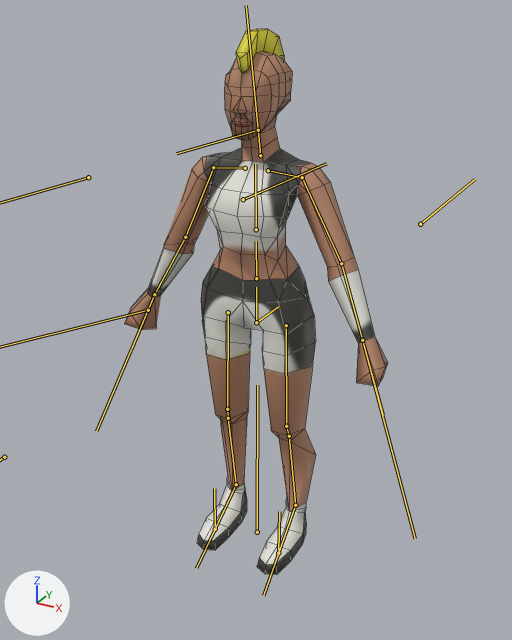
One commit to the FBX model female_warrior_2.fbx: the scene before it, then after it.
Camera for both pictures: a camera (50 mm lens) standing at (1.24, -2.27, 2.19) and looking at (0.0, -0.02, 1.07). Every picture has the same lights, and +X, +Y and +Z are marked at lower left. The bones that bend it are drawn over the model as lines. Mesh edges are drawn as thin lines.

Objects in the first picture: 'Hunter'.
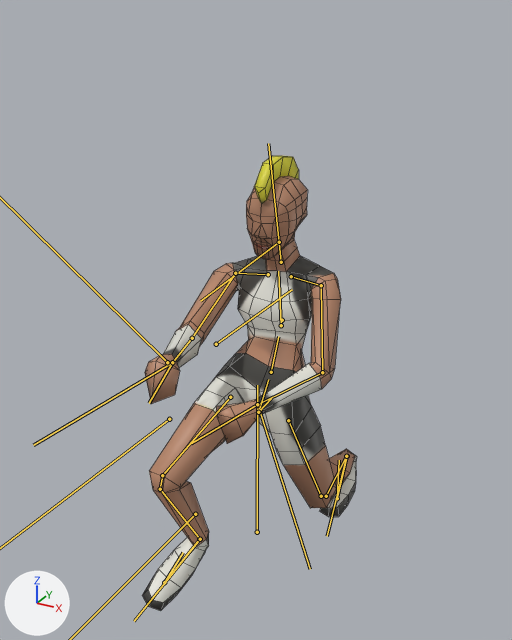
The newer file adds an action. The first version stands in its rest pose; the second is drawn at frame 39 of the action 'Armature|BattleIdle'.

Pixel boxes [x1, y1, x2, y2] of what changed, in the pictures (512 x 640 px):
'Hunter', posed (18% narrower, 17% shorter): before [124, 29, 388, 575]; after [142, 156, 357, 611]
bone 'Toe.R', root to tip: before (215, 529) to (214, 530); after (164, 582) to (163, 584)
bone 'Toe.L', root to tip: before (278, 553) to (277, 554); after (337, 498) to (336, 500)
bone 'Spin0', root to tip: before (256, 322) to (278, 306); after (258, 412) to (271, 398)
bone 'Spin2', root to tip: before (256, 278) to (256, 241); after (271, 372) to (278, 336)
bone 'Hip.L', root to tip: before (286, 325) to (286, 426); after (288, 420) to (321, 496)
bone 'Knee.L', root to tip: before (286, 426) to (289, 436); after (321, 496) to (326, 496)
bone 'Shin.L', root to tip: before (289, 436) to (295, 505); after (326, 496) to (346, 456)
bone 'Foot.L', root to tip: before (295, 505) to (263, 595); after (346, 456) to (327, 536)
bone 'Hip.R', root to tip: before (228, 312) to (227, 409); after (230, 397) to (162, 475)
bone 'Knee.R', root to tip: before (227, 409) to (228, 418); after (162, 475) to (160, 489)
bone 'Shin.R', root to tip: before (228, 418) to (236, 484); after (160, 489) to (200, 539)
bone 'Foot.R', root to tip: before (236, 484) to (196, 568); after (200, 539) to (134, 621)
bone 'cSpine', root to tip: before (256, 229) to (257, 229); after (282, 320) to (282, 319)
bone 'Spin3', root to tip: before (256, 229) to (255, 164); after (281, 325) to (278, 271)
bone 'Head', root to tip: before (258, 130) to (176, 153); after (279, 242) to (200, 301)
bone 'Shoudler.L', root to tip: before (268, 170) to (302, 177); after (291, 276) to (321, 285)
bone 'Bicep.L', root to tip: before (302, 177) to (341, 263); after (321, 285) to (322, 372)
bone 'Forarm.L', root to tip: before (341, 263) to (362, 340); after (322, 372) to (257, 404)
bone 'Shoudler.R', root to tip: before (245, 168) to (213, 167); after (268, 274) to (235, 273)
bone 'Bicep.R', root to tip: before (213, 167) to (185, 237); after (235, 273) to (192, 338)
bone 'Forarm.R', root to tip: before (185, 237) to (154, 294); after (192, 338) to (172, 362)

The change in detail:
Bone 'Root' (bone_root) turns from (0, 0, 0) to (0, -11, 0) degrees about its own x, y and z.
Bone 'Toe.R' (bone_toe_r) moves from (0.0, 0.0, 0.0) to (-0.108, 0.408, 0.046).
Bone 'Toe.R' (bone_toe_r) turns from (0, 0, 0) to (0, -27, 11) degrees about its own x, y and z.
Bone 'Toe.L' (bone_toe_l) moves from (0.0, 0.0, 0.0) to (-0.003, -0.516, -0.043).
Bone 'Toe.L' (bone_toe_l) turns from (0, 0, 0) to (-1, 0, 17) degrees about its own x, y and z.
Bone 'Spin0' (bone_spin0) moves from (0.0, 0.0, 0.0) to (0.034, -0.026, -0.387).
Bone 'Spin0' (bone_spin0) turns from (0, 0, 0) to (-11, 13, 19) degrees about its own x, y and z.
Bone 'Spin2' (bone_spin2) turns from (0, 0, 0) to (-25, 7, 8) degrees about its own x, y and z.
Bone 'Hip.L' (bone_hip_l) turns from (0, 0, 0) to (-24, 5, 27) degrees about its own x, y and z.
Bone 'Knee.L' (bone_knee_l) turns from (0, 0, 0) to (-31, 2, -1) degrees about its own x, y and z.
Bone 'Shin.L' (bone_shin_l) turns from (0, 0, 0) to (-29, 0, -2) degrees about its own x, y and z.
Bone 'Foot.L' (bone_foot_l) turns from (0, 0, 0) to (73, 7, -10) degrees about its own x, y and z.
Bone 'Hip.R' (bone_hip_r) turns from (0, 0, 0) to (61, 17, 12) degrees about its own x, y and z.
Bone 'Knee.R' (bone_knee_r) turns from (0, 0, 0) to (-46, -3, 2) degrees about its own x, y and z.
Bone 'Shin.R' (bone_shin_r) turns from (0, 0, 0) to (-44, 1, 2) degrees about its own x, y and z.
Bone 'Foot.R' (bone_foot_r) turns from (0, 0, 0) to (23, -24, -23) degrees about its own x, y and z.
Bone 'cSpine' (bone_cspine) moves from (0.0, 0.0, 0.0) to (-0.038, 0.091, -0.003).
Bone 'cSpine' (bone_cspine) turns from (0, 0, 0) to (16, -15, 1) degrees about its own x, y and z.
Bone 'Spin3' (bone_spin3) moves from (0.0, 0.0, 0.0) to (-0.001, -0.016, 0.014).
Bone 'Head' (bone_head) turns from (0, 0, 0) to (3, 0, 16) degrees about its own x, y and z.
Bone 'Shoudler.L' (bone_shoudler_l) turns from (0, 0, 0) to (17, 5, 3) degrees about its own x, y and z.
Bone 'Bicep.L' (bone_bicep_l) turns from (0, 0, 0) to (32, 26, 0) degrees about its own x, y and z.
Bone 'Forarm.L' (bone_forarm_l) turns from (0, 0, 0) to (51, 2, -3) degrees about its own x, y and z.
Bone 'Shoudler.R' (bone_shoudler_r) turns from (0, 0, 0) to (1, -6, -3) degrees about its own x, y and z.
Bone 'Bicep.R' (bone_bicep_r) turns from (0, 0, 0) to (67, 5, 3) degrees about its own x, y and z.
Bone 'Forarm.R' (bone_forarm_r) turns from (0, 0, 0) to (29, -1, 2) degrees about its own x, y and z.
